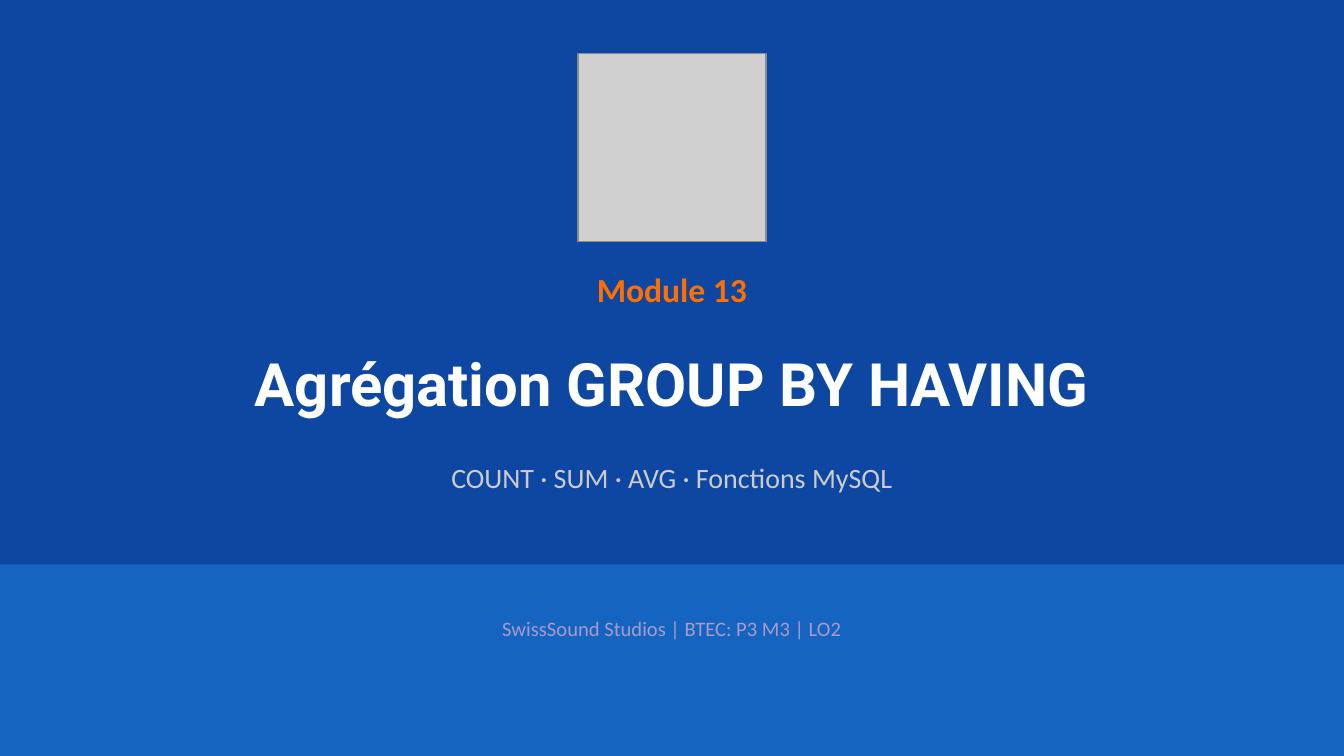
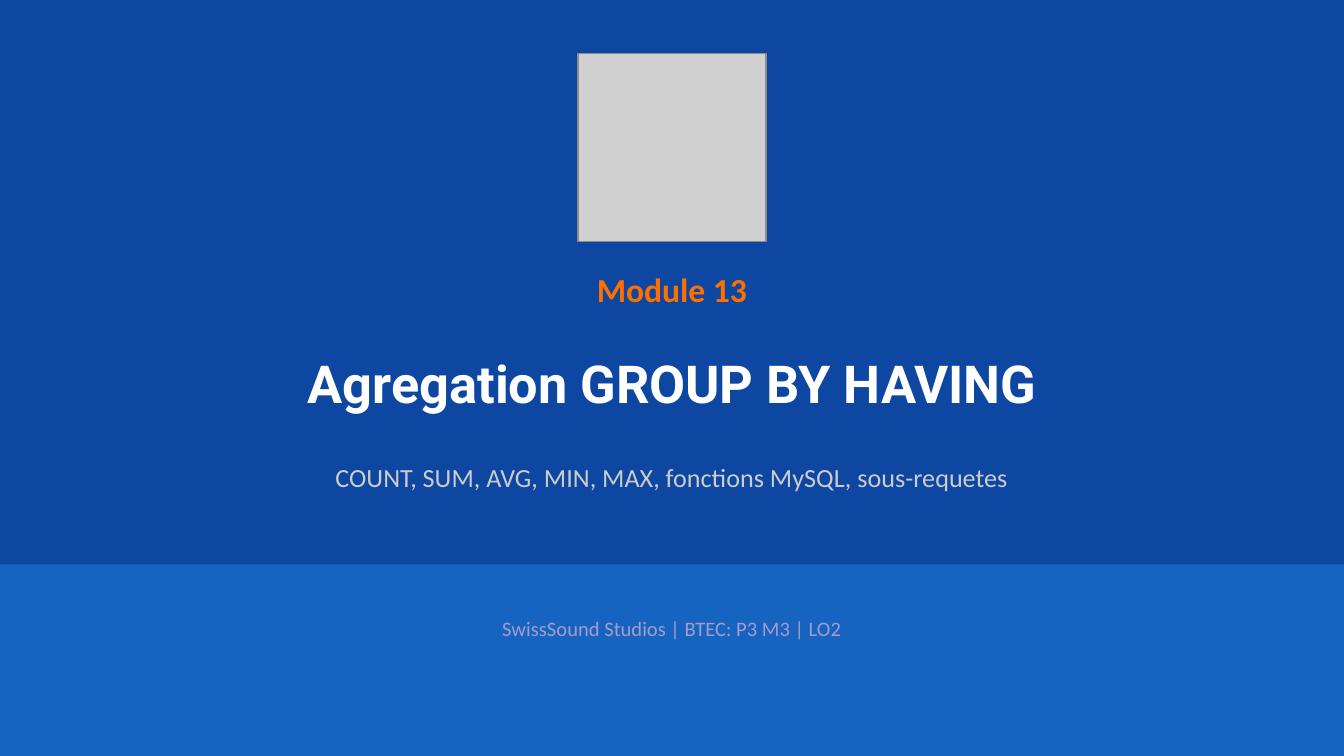
Before and after one commit to mbiTati/unit4_gamifie, a slide deck: slide 1 of pptx/Module13_Agrégation_GROUP_BY_HAVING.pptx. Drawn at 1344x756 pixels with LibreOffice and Linux fonts; fonts in the diff are those of the drawing; grey boxes stand for pictures. Boxes give left, top, right and bottom in pixels: in the first picture for what was removed or moved away, otherwise in the second. Text is boxed around its words. In the diff, an @@ line names an element or a change of style, - is before the commit and + after.

```diff
--- a/pptx/Module13_Agrégation_GROUP_BY_HAVING.pptx
+++ b/pptx/Module13_Agrégation_GROUP_BY_HAVING.pptx
@@ text at box(308, 364, 1036, 414): text changed; size 32 to 28 pt @@
-Agrégation GROUP BY HAVING
+Agregation GROUP BY HAVING
@@ text at box(335, 469, 1007, 491): text changed; size 15 to 14 pt @@
-COUNT · SUM · AVG · Fonctions MySQL
+COUNT, SUM, AVG, MIN, MAX, fonctions MySQL, sous-requetes
```
Also in this commit, not shown: 7 other slides changed, 2 slides added, 1 slide removed, 6 other files.
